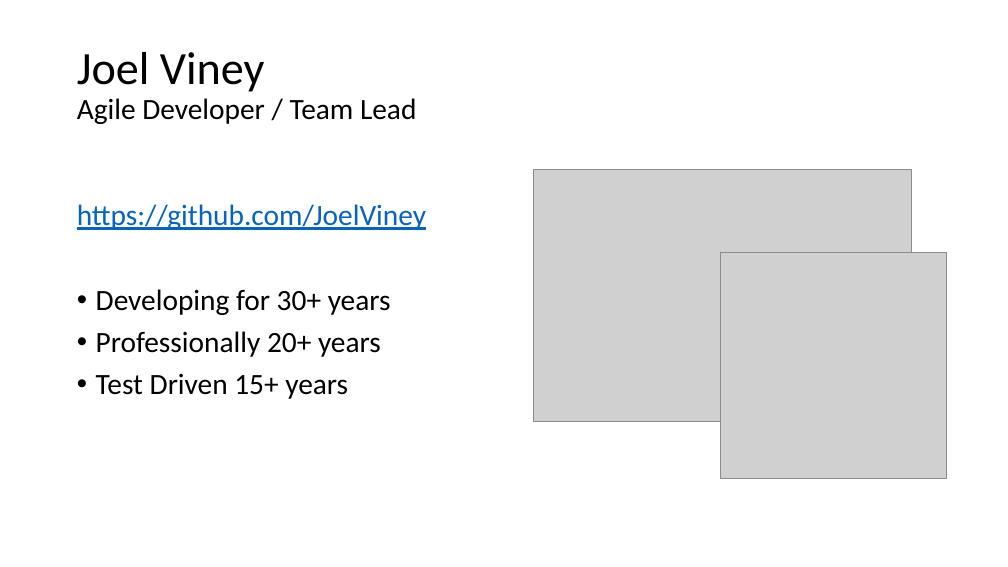
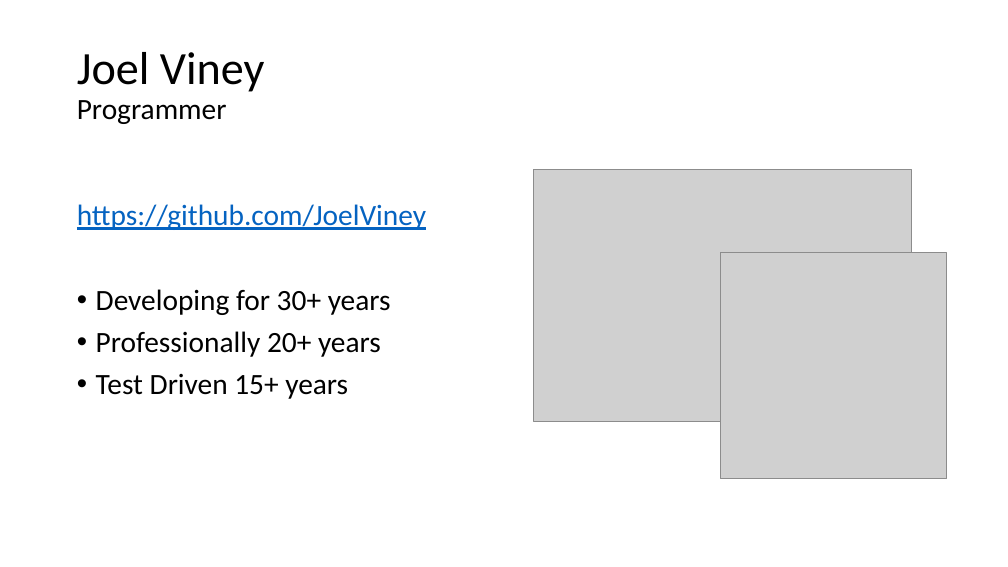
Before and after one commit to JoelViney/TestDrivenTalk, a slide deck: slide 1 of !Test Driven Development.pptx. Drawn at 1008x567 pixels with LibreOffice and Linux fonts; fonts in the diff are those of the drawing; grey boxes stand for pictures. Boxes give left, top, right and bottom in pixels: in the first picture for what was removed or moved away, otherwise in the second. Text is boxed around its words. In the diff, an @@ line names an element or a change of style, - is before the commit and + after.

```diff
--- a/!Test Driven Development.pptx
+++ b/!Test Driven Development.pptx
@@ title at <box>77,52,265,124</box>: text changed @@
-Joel Viney
-Agile Developer / Team Lead
+Joel Viney
+Programmer
```
Also in this commit, not shown: 8 other slides changed, 11 slides added, 1 slide removed, 20 other files.
